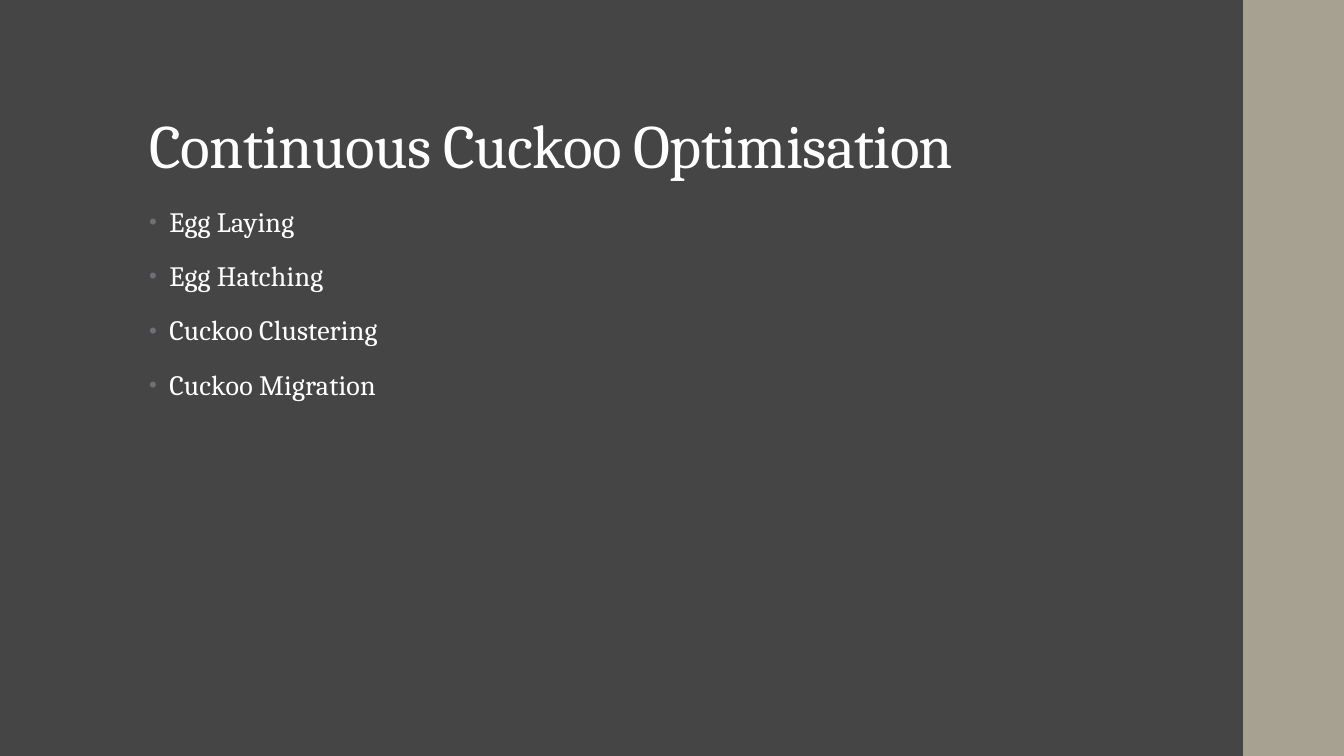
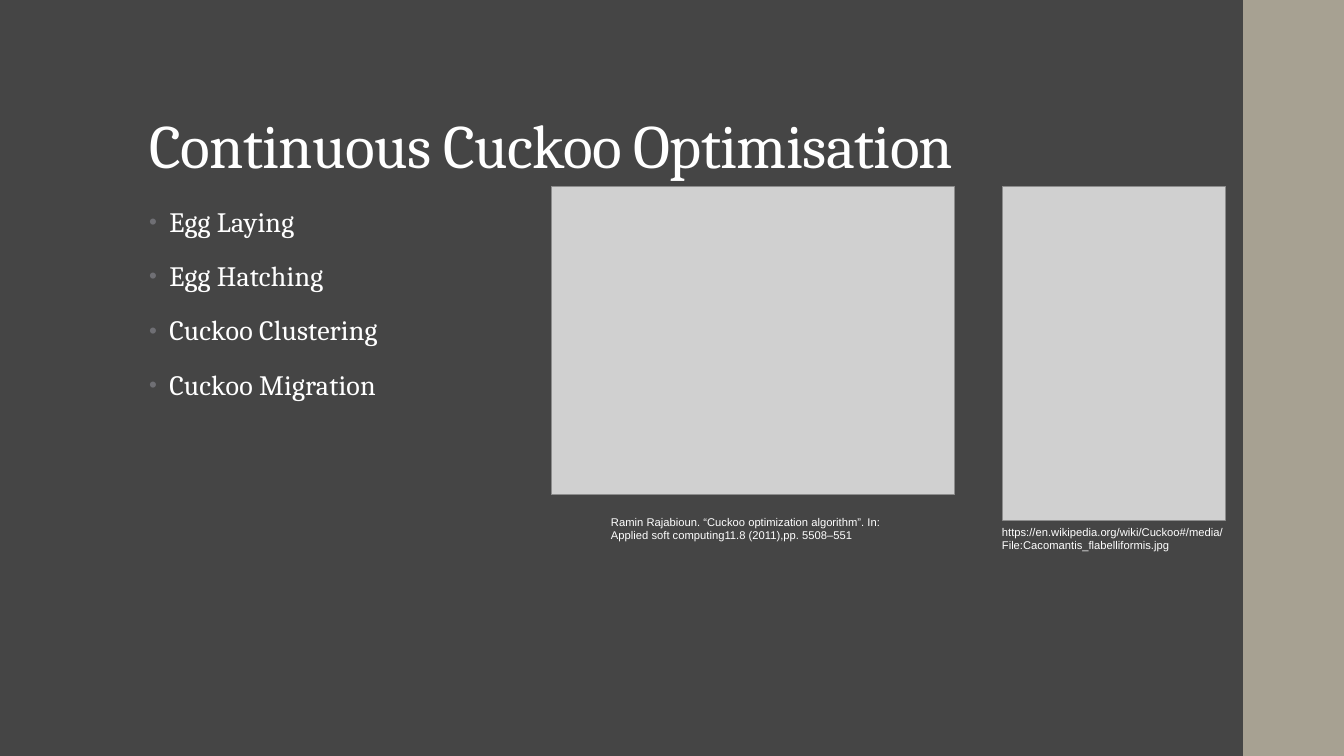
Before and after one commit to jwhowes/project, a slide deck: slide 5 of presentation_1_shorter.pptx. Drawn at 1344x756 pixels with LibreOffice and Linux fonts; fonts in the diff are those of the drawing; grey boxes stand for pictures. Boxes give left, top, right and bottom in pixels: in the first picture for what was removed or moved away, otherwise in the second. Text is boxed around its words. In the diff, an @@ line names an element or a change of style, - is before the commit and + after.

Commit message:
Added some images and details to the slides

```diff
--- a/presentation_1_shorter.pptx
+++ b/presentation_1_shorter.pptx
@@ picture added at bbox=[552, 187, 955, 495] @@
@@ picture added at bbox=[1003, 187, 1226, 520] @@
@@ text added at bbox=[611, 518, 879, 541], 8 pt, text #FFFFFF @@
+Ramin Rajabioun. “Cuckoo optimization algorithm”. In: Applied soft computing11.8 (2011),pp. 5508–551
@@ text added at bbox=[1002, 528, 1223, 552], 8 pt, text #FFFFFF @@
+https://en.wikipedia.org/wiki/Cuckoo#/media/File:Cacomantis_flabelliformis.jpg
```
Also in this commit, not shown: 5 other slides changed, 2 slides added, 4 slides removed, 3 other files.
